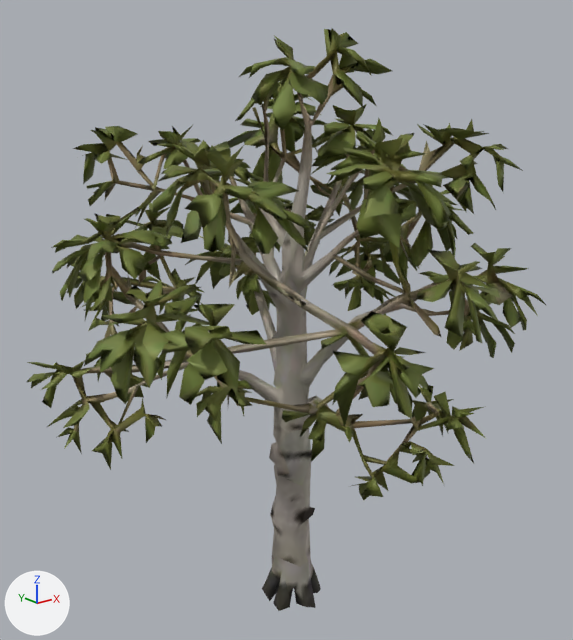
Before and after pictures for a commit that changed the glTF model public/models/props/tree-birch.glb.
Camera for both pictures: a 50 mm camera at (-0.802, -0.97, 0.437) aimed at (-0.008, 0.022, 0.04). The lights are fixed; the arrows at lower left show +X, +Y and +Z. The picture after the commit comes second. Where no turn or scale is listed for an object, it has been applied to the vertices. Vertices at exactly the same position are counted once.

The first picture shows 'tripo_node_48dfd46a-372b-4ba2-a67f-906539743e89'.
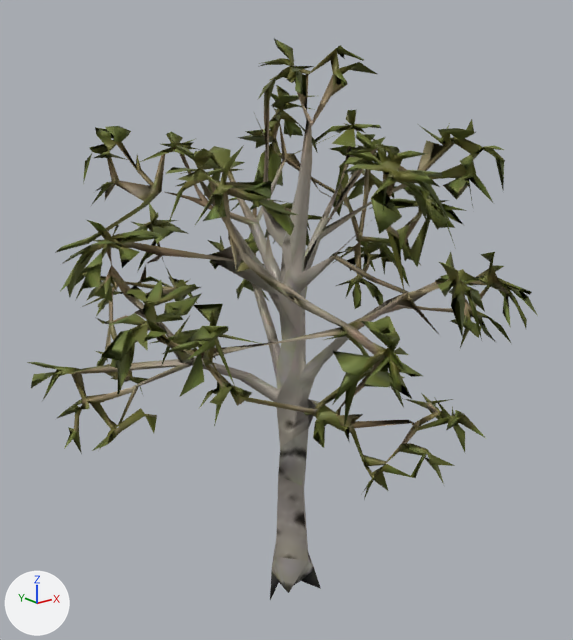
Where the newer file only moved an object's origin or applied its transform, the numbers keep the older frame.

Edits to the bpy script that builds the scene:
```text
Change me_tripo_mesh_48dfd46a_372b_4ba2_a67f_906539743e89:
    used by ob_tripo_node_48dfd46a_372b_4ba2_a67f_906539743e89; location = (0.0, 0.0, 0.0)
    remove me_tripo_mesh_48dfd46a_372b_4ba2_a67f_906539743e89.from_pydata(...)  # 4285 vertices, 9200 faces; spans x -0.396..0.396, y -0.387..0.387, z -0.5..0.5
    add me_tripo_mesh_48dfd46a_372b_4ba2_a67f_906539743e89.from_pydata(...)  # 2291 vertices, 5027 faces; spans x -0.396..0.367, y -0.387..0.385, z -0.5..0.487
    me_tripo_mesh_48dfd46a_372b_4ba2_a67f_906539743e89 part 1: the loose piece of 8 vertices spanning x 0.21..0.274, y 0.188..0.245, z 0.191..0.229 is deleted
    me_tripo_mesh_48dfd46a_372b_4ba2_a67f_906539743e89 part 2: 1986 vertices removed from x -0.39..0.396, y -0.378..0.387, z -0.5..0.5
    me_tripo_mesh_48dfd46a_372b_4ba2_a67f_906539743e89 part 3: 31 kept faces spanning x -0.265..0.294, y -0.328..0.327, z -0.093..0.431 get new texture (UV) coordinates
```

Location of each change, (x1, y1, x2, y2) in pixels of the pictures (573 x 640 px):
'tripo_node_48dfd46a-372b-4ba2-a67f-906539743e89', reshaped
    before: (27, 28, 546, 611)
    after: (27, 39, 538, 600)
part 1 of me_tripo_mesh_48dfd46a_372b_4ba2_a67f_906539743e89, deleted
    before: (310, 184, 332, 198)
part 2 of me_tripo_mesh_48dfd46a_372b_4ba2_a67f_906539743e89, deleted (green)
    before: (27, 28, 546, 611)
part 3 of me_tripo_mesh_48dfd46a_372b_4ba2_a67f_906539743e89, surface changed
    both: (98, 80, 528, 472)
